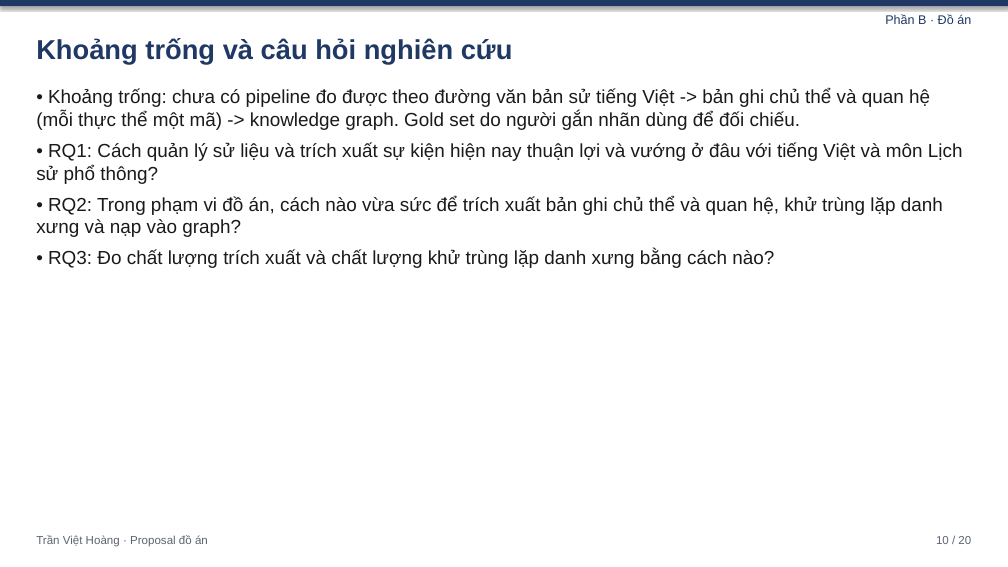
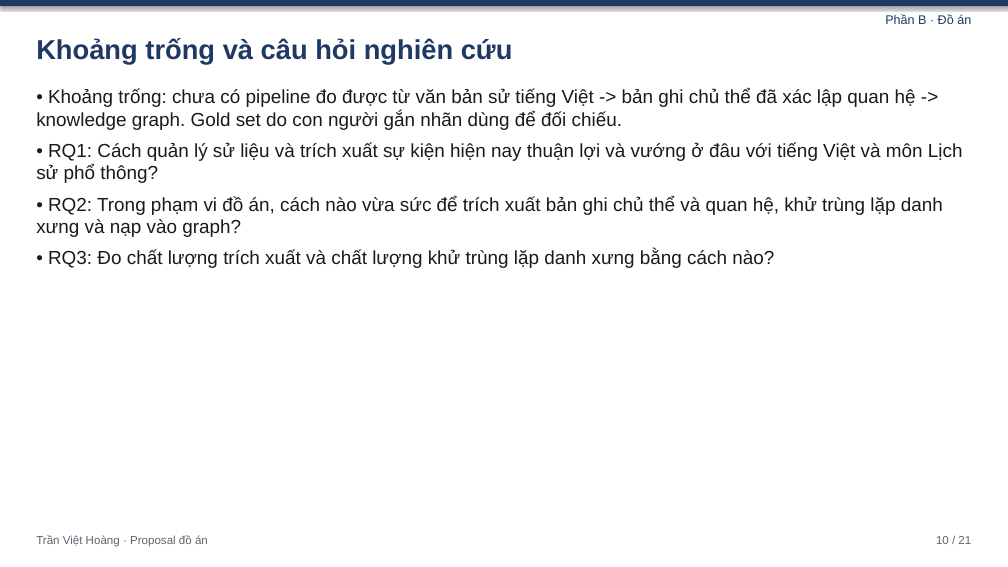
Before and after one commit to quac17/History-graph-db, a slide deck: slide 10 of Do An/slide-bao-cao-proposal.pptx. Drawn at 1008x567 pixels with LibreOffice and Linux fonts; fonts in the diff are those of the drawing. Boxes give left, top, right and bottom in pixels: in the first picture for what was removed or moved away, otherwise in the second. Text is boxed around its words. In the diff, an @@ line names an element or a change of style, - is before the commit and + after.

```diff
--- a/Do An/slide-bao-cao-proposal.pptx
+++ b/Do An/slide-bao-cao-proposal.pptx
@@ text at <box>36,88,916,130</box>: text changed @@
-• Khoảng trống: chưa có pipeline đo được theo đường văn bản sử tiếng Việt -> bản ghi chủ thể và quan hệ (mỗi thực thể một mã) -> knowledge graph. Gold set do người gắn nhãn dùng để đối chiếu.
+• Khoảng trống: chưa có pipeline đo được từ văn bản sử tiếng Việt -> bản ghi chủ thể đã xác lập quan hệ -> knowledge graph. Gold set do con người gắn nhãn dùng để đối chiếu.
@@ text at <box>936,536,971,544</box>: text changed @@
-10 / 20
+10 / 21
```
Also in this commit, not shown: 19 other slides changed, 1 slide added, 16 other files.
